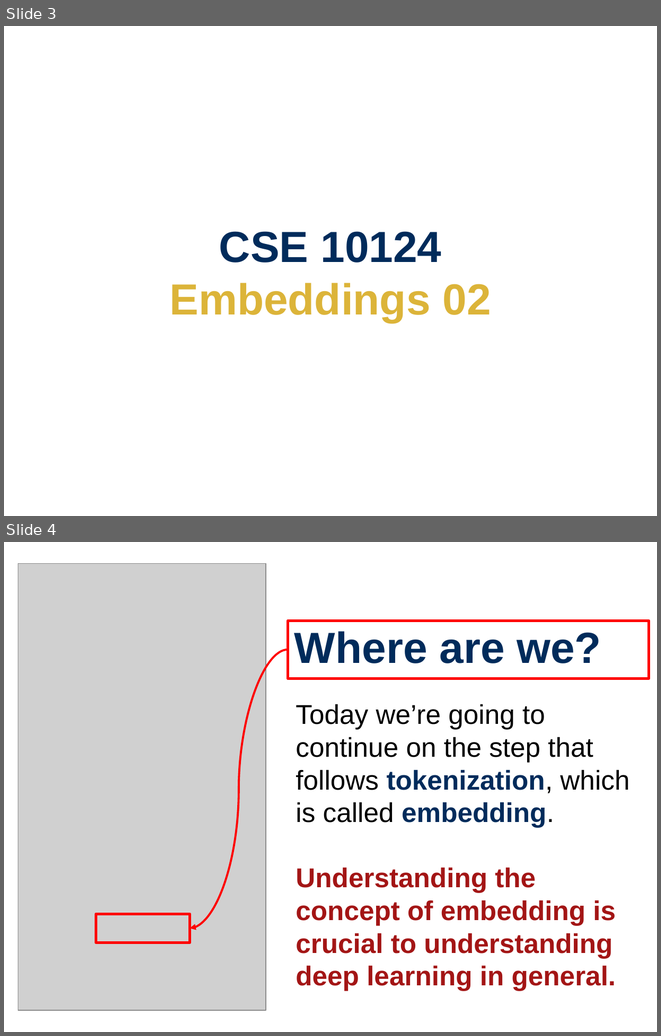
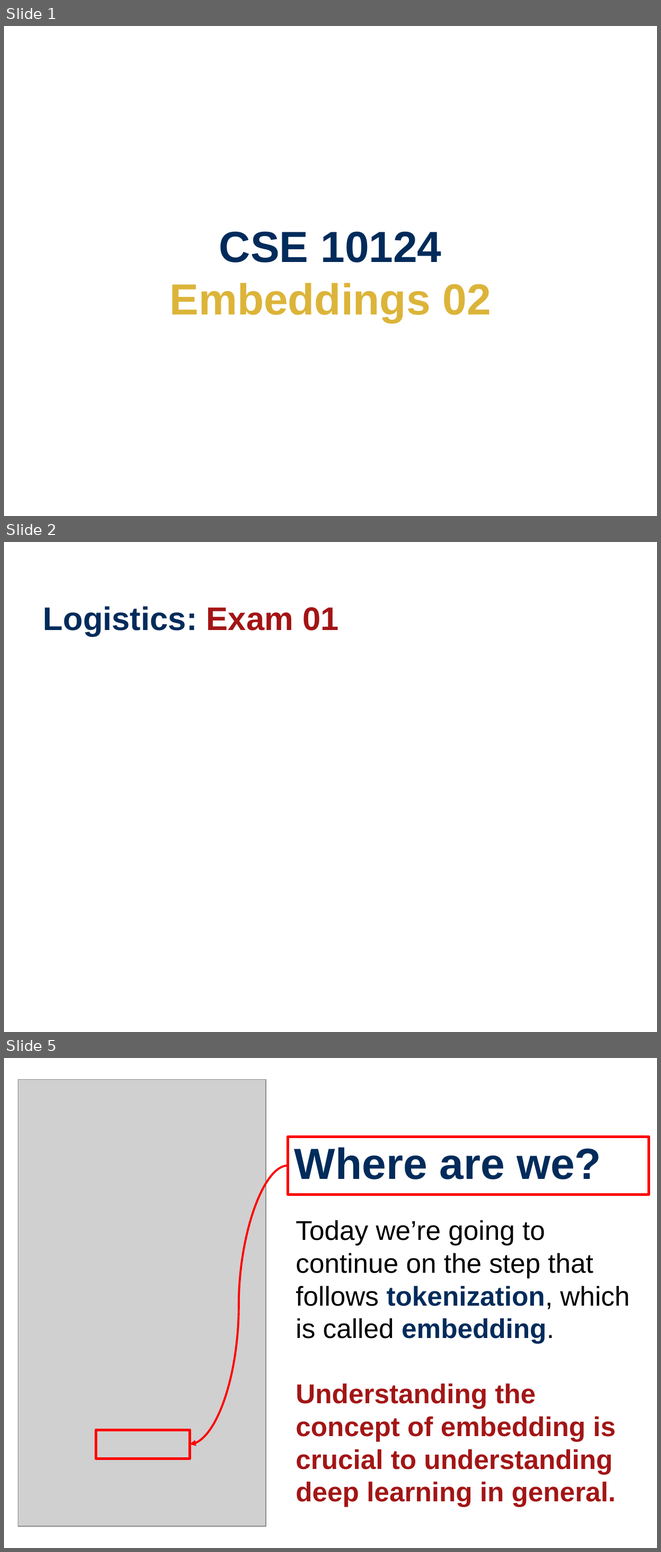
Before and after one commit to wtheisen/nd-cse-10124-lectures, a slide deck: Blank/Lecture_07_ Embeddings_02.pptx. Shown one above the other, each under a label of ours: slides 3 and 4 before the commit, slides 1, 2 and 5 after it; the slides between them are not shown. The pictures are 661x1036 and 661x1552 pixels, drawn with LibreOffice and Linux fonts; fonts in the diff are those of the drawing; grey boxes stand for pictures. Boxes give left, top, right and bottom in pixels: in the first picture for what was removed or moved away, otherwise in the second. Text is boxed around its words. In the diff, an @@ line names an element or a change of style, - is before the commit and + after.

```diff
--- a/Blank/Lecture_07_ Embeddings_02.pptx
+++ b/Blank/Lecture_07_ Embeddings_02.pptx
@@ slide 2 added at [4,542,657,1032], background #FFFFFF @@
@@ title added at [43,606,338,636], 36 pt, text #002B5B, bold @@
+Logistics: Exam 01
@@ what was slide 3 is now slide 1 @@
@@ what was slide 4 is now slide 5 @@
```
Also in this commit, not shown: 3 slides changed, 8 other slides added, 9 slides removed, 12 other files.
